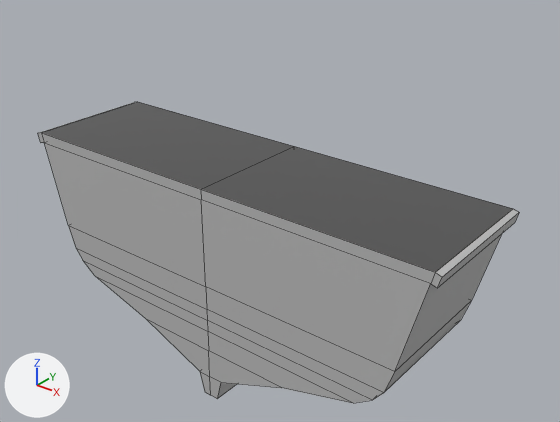
One commit to the FBX model Assets/Graphics/Boats/boat_hull_S_mid.fbx: the scene before it, then after it.
Camera for both pictures: a 50 mm camera at (3.3, -3.85, 3.79) aimed at (0.13, 0.12, 1.33). Every picture has the same lights, and +X, +Y and +Z are marked at lower left. Mesh edges are drawn as thin lines. Where no turn or scale is listed for an object, it has been applied to the vertices.

Names of what the first picture shows: 'boat_S_mid'.
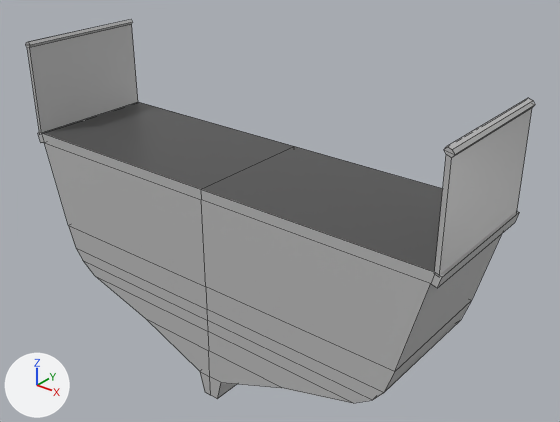
Where the newer file only moved an object's origin or applied its transform, the numbers keep the older frame.

Location of each change, [x1, y1, x2, y2] in pixels of the pictures (560 x 422 px):
'boat_S_mid', reshaped (27% taller)
    before: [38, 102, 519, 403]
    after: [26, 19, 535, 403]
part 1 of me_mesh, added
    after: [26, 19, 138, 134]
part 2 of me_mesh, added
    after: [434, 98, 535, 276]

What changed in the scene script:
```text
Change me_mesh:
    used by ob_boat_s_mid; location = (0.0, -0.051, 0.852)
    remove me_mesh.from_pydata(...)  # 62 vertices, 60 faces; spans x -1.76..1.76, y -0.5..0.5, z -0.85..0.85
    add me_mesh.from_pydata(...)  # 94 vertices, 88 faces; spans x -1.76..1.76, y -0.5..0.5, z -0.85..1.56
    me_mesh part 1: a new loose piece of 16 vertices spanning x -1.76..-1.7, y -0.5..0.5, z 0.83..1.56, in mat_m_boat_hull_s (grey #bcbcbc)
    me_mesh part 2: a new loose piece of 16 vertices spanning x 1.7..1.76, y -0.5..0.5, z 0.83..1.56, in mat_m_boat_hull_s (grey #bcbcbc)
```
